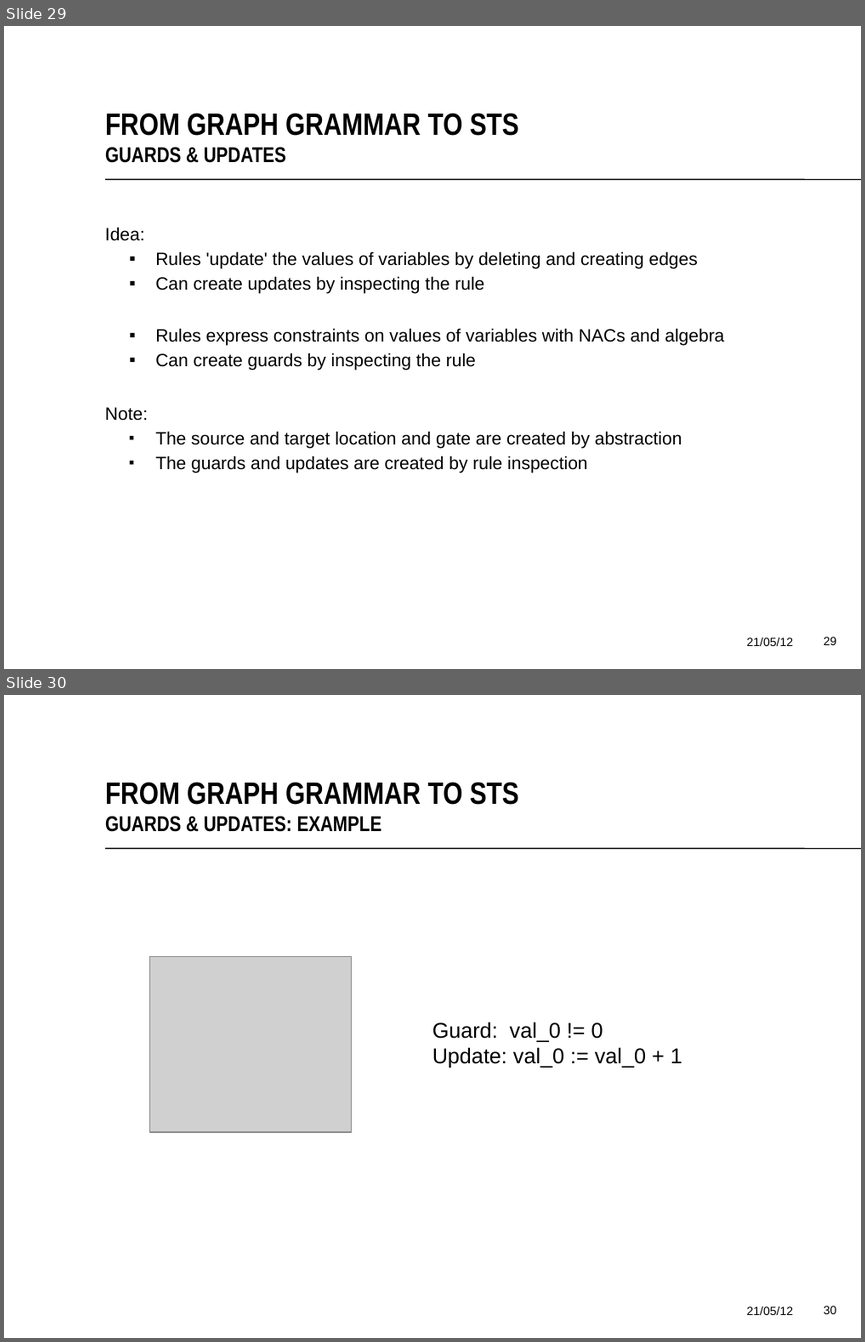
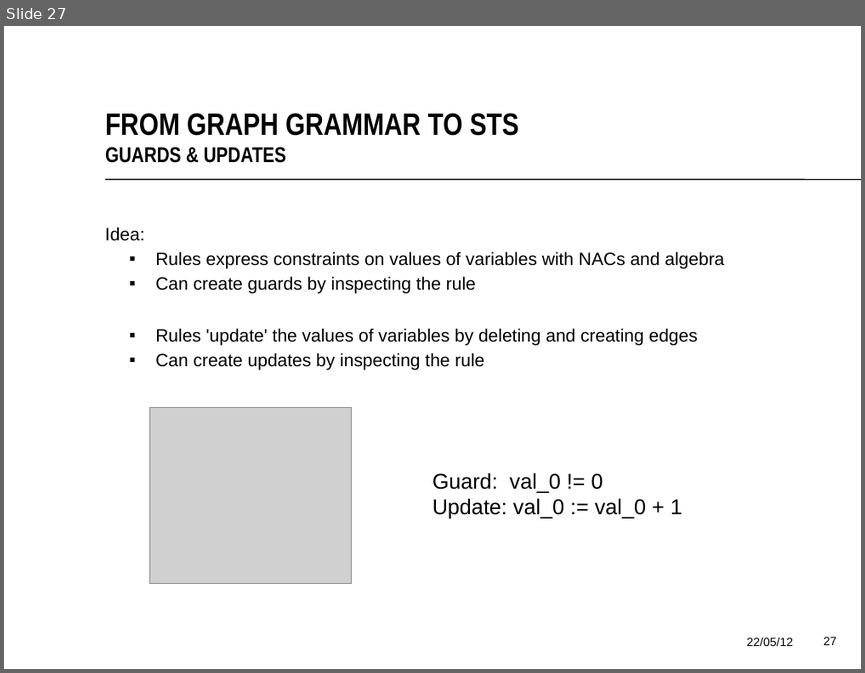
Before and after one commit to vincentdebruijnut/MBT-with-GTS, a slide deck: Final-thesis/presentation/presentatie.odp. Shown one above the other, each under a label of ours: slides 29 and 30 before the commit, slide 27 after it. The pictures are 865x1342 and 865x673 pixels, drawn with LibreOffice and Linux fonts; fonts in the diff are those of the drawing; grey boxes stand for pictures; background and template pictures are left out. Boxes give left, top, right and bottom in pixels: in the first picture for what was removed or moved away, otherwise in the second. Text is boxed around its words. In the diff, an @@ line names an element or a change of style, - is before the commit and + after.

```diff
--- a/Final-thesis/presentation/presentatie.odp
+++ b/Final-thesis/presentation/presentatie.odp
@@ slide 30 removed at <box>4,695,861,1338</box>, background #FFFFFF; not listed: 1 template element that a slide beside it also shows @@
@@ title removed at <box>105,782,519,832</box> @@
-FROM GRAPH GRAMMAR TO STS
-GUARDS & UPDATES: EXAMPLE
@@ picture removed at <box>149,956,351,1132</box> @@
@@ text removed at <box>432,1021,682,1068</box> @@
-Guard: val_0 != 0
-Update: val_0 := val_0 + 1
@@ text removed at <box>747,1306,793,1315</box> @@
-21/05/12
@@ page number removed at <box>823,1305,837,1314</box> @@
-30
@@ what was slide 29 is now slide 27 @@
@@ slide 27 changed as well @@
@@ text at <box>155,251,724,294</box>: paragraphs added @@
+  ▪ Rules express constraints on values of variables with NACs and algebra
+  ▪ Can create guards by inspecting the rule
@@ text at <box>105,328,724,473</box>: paragraphs removed @@
-  ▪ Rules express constraints on values of variables with NACs and algebra
-  ▪ Can create guards by inspecting the rule
-Note:
-  ■ The source and target location and gate are created by abstraction
-  ■ The guards and updates are created by rule inspection
@@ picture added at <box>149,408,351,583</box> @@
@@ text added at <box>432,472,682,519</box>, 18 pt, text #000000 @@
+Guard: val_0 != 0
+Update: val_0 := val_0 + 1
@@ text at <box>747,637,793,646</box>: text changed @@
-21/05/12
+22/05/12
@@ page number at <box>823,636,837,645</box>: text changed @@
-29
+27
```
Also in this commit, not shown: 35 other slides changed, 2 other slides removed, 30 other files.
